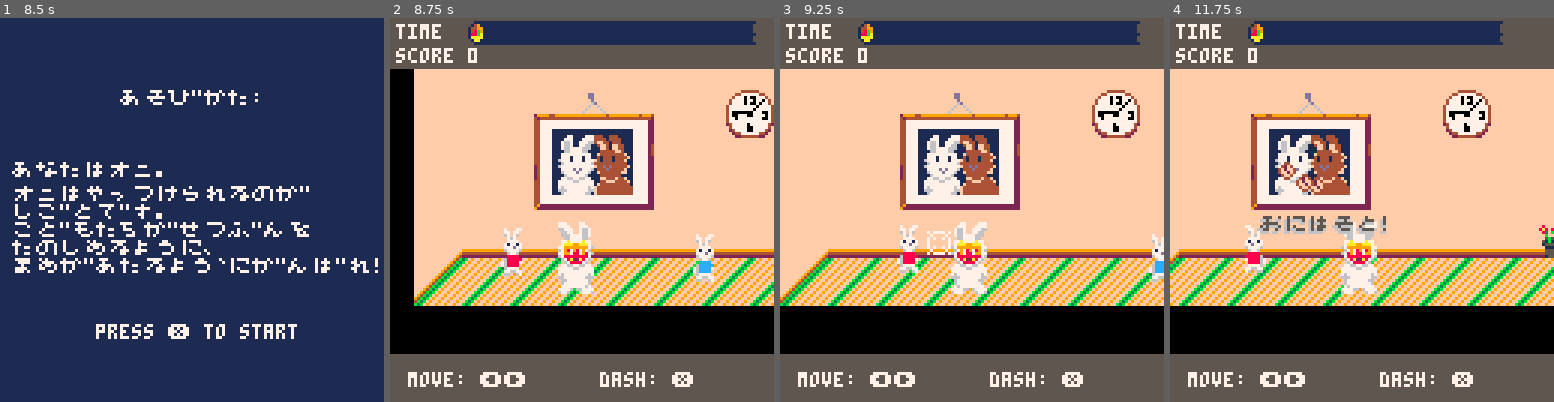
Above: before the commit, frames 1-4 (left to right).
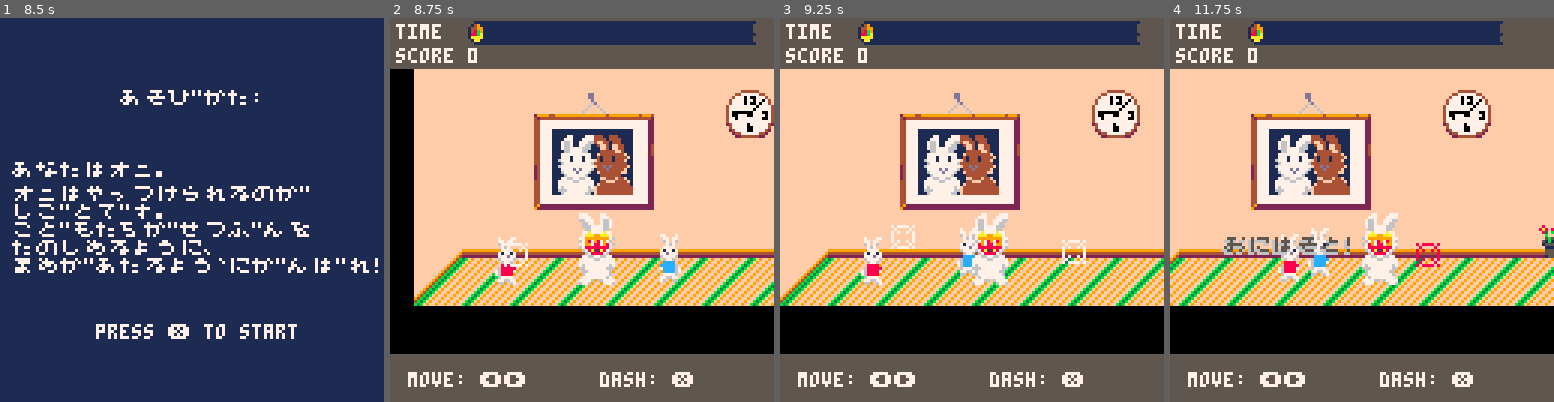
Above: after the commit, the same moments.

Repository: josiahp/setsubun
Game: PICO-8 cartridge setsubun.p8
Same seed, same stepped clock (60 frames per second), same inputs: the game is played once before the commit and once after it.
Inputs:
- Up to frame 1 (8.5 s): tap X (X key) at 0.33, 1.07, 1.85, 2.97, 4.08, 5.2, 6.32, 7.43 s; tap O (Z key) at 0.7, 1.7, 2.1, 2.5, 2.9, 3.3, 3.7, 4.1, 4.5, 4.9, 5.3, 5.7, 6.1, 6.5, 6.9, 7.3, 7.7, 8.1 s; hold Right 1.6-2.1 s; hold Right 2.47-3.03 s; hold Left 3.08-3.58 s; hold Right 4.02-4.68 s; hold Left 5.08-5.68 s; hold Right 6.08-6.58 s; hold Right 6.63-7.13 s; hold Right 7.5-8.07 s; hold Left from 8.12 s (still down)
- Up to frame 2 (8.75 s): tap O (Z key) at 8.5 s; tap X (X key) at 8.55 s; release Left at 8.62 s
- Up to frame 3 (9.25 s): tap O (Z key) at 8.9 s; hold Right from 9.05 s (still down)
- Up to frame 4 (11.75 s): tap O (Z key) every 0.4 s from 9.3 to 11.7 s; tap X (X key) at 9.67, 10.78 s; release Right at 9.72 s; hold Left 10.12-10.72 s; hold Right 11.12-11.62 s

Frame 1 is identical in both runs. In frame 2, 4.0% of the frame differs, in the area x 27-85%, y 50-72%; in frame 3, 3.8%; in frame 4, 5.6%, in the area x 13-71%, y 37-72%.

Commit message:
feat: convert to isometric, sort depth

Diff:
--- a/setsubun.p8
+++ b/setsubun.p8
@@ -280,9 +280,9 @@
 		barks={},
 	}
 
-	dad=dad_new(v2(63,80))
-	add(scn.kids, kids_new(v2(32,80),8))
-	add(scn.kids, kids_new(v2(96,80),12))
+	dad=dad_new(v3(63,0,14))
+	add(scn.kids, kids_new(v3(32,0,14),8))
+	add(scn.kids, kids_new(v3(96,0,14),12))
 
 	cam=cam_new()
 	map_init()
@@ -304,8 +304,8 @@
 			if not v.collided
 				and v.pos.x>=dad.pos.x-8
 				and v.pos.x<=dad.pos.x+8
-				and v.pos.y>=dad.pos.y-12
-				and v.pos.y<=dad.pos.y+12
+				and v.pos.y>=dad.pos.y
+				and v.pos.y<=dad.pos.y+24
 			then
 				s:bean_hit(v)
 			end
@@ -340,17 +340,23 @@
 		cam:draw()
 		map_draw()
 
-		for k,v in pairs(s.kids) do
-			v:draw(dt,"before",dad.pos.y)
-		end
-		dad:draw()
-		for k,v in pairs(s.kids) do
-			v:draw(dt,"after",dad.pos.y)
-		end
-
-		for k,v in pairs(s.beans) do
-			v:draw()
-		end
+		local actors={}
+		add(actors,dad)
+		add_all(actors,s.kids)
+		add_all(actors,s.beans)
+		--scan through all possible depths
+		--draw kids+dad+beans sorted
+		--from back (+z) to front (-z)
+		local lo,hi=mapinfo.char_minz,mapinfo.char_maxz
+		for depth=hi,lo,-1 do
+		 for _,a in pairs(actors) do
+		  if a.pos.z>=depth then
+		   a:draw()
+		   del(actors,a)
+		  end
+		 end
+		end
+
 		for k,v in pairs(s.particles) do
 			v:draw()
 		end
@@ -374,9 +380,7 @@
 	end
 	function scn.add_beans(s,beans)
 		-- add all beans
-		for k,v in pairs(beans) do
-			add(s.beans, v)
-		end
+		add_all(s.beans,beans)
 	end
 	function scn.add_bark(s,bark)
 		add(s.barks,bark)
@@ -467,7 +471,7 @@
 		end
 	end,
 	update_walking=function(d,dt)
-		local v=v2(0,0)
+		local v=v3(0,0,0)
 		if btn(⬅️) then
 			v.x-=1
 		elseif btn(➡️) then
@@ -486,7 +490,7 @@
 		end
 	end,
 	update_diving=function(d,dt)
-		local v=v2(0,0)
+		local v=v3(0,0,0)
 		if d.direction==⬅️ then
 			v.x-=1
 		elseif d.direction==➡️ then
@@ -508,7 +512,8 @@
 	end,
 	move=function(d,v)
 		d.pos=d.pos+v
-		d.pos.x=mid(mapinfo.char_minx,d.pos.x,256)
+		d.pos.x=mid(mapinfo.char_minx,d.pos.x,mapinfo.char_maxx)
+		d.pos.z=mid(mapinfo.char_minz,d.pos.z,mapinfo.char_maxz)
 	end,
 	draw=function(d)
 		local fac=0
@@ -517,15 +522,16 @@
 		elseif d.state=="cooldown" then
 			fac=1
 		end
-		local pos=d.pos
 		local rot=0.25*fac
 		local flip=d.direction==⬅️
+		local x,y=project(d.pos)
+		y-=12 --shift by half of height
 		-- dad sprite
-		pd_rotate(pos.x,pos.y,rot,5.5,61,3,flip)
+		pd_rotate(x,y,rot,5.5,61,3,flip)
 		--dad's mask
 		local sign=flip and -1 or 1
 		local mask_x,mask_y=rotate(sign*rot,0,-2)
-		pd_rotate(pos.x+mask_x,pos.y+mask_y,rot,2,63,1,flip)
+		pd_rotate(x+mask_x,y+mask_y,rot,2,63,1,flip)
 	end,
 }
 dad_meta={__index=dad_proto}
@@ -567,8 +573,9 @@
 		--get target
 		if not k.target then
 			local x=k.pos.x+rnd(60)-30
-			local y=mapinfo.char_miny-8
-			k.target=target_new(x,y,rnd(1)+2)
+			local y=8
+			local z=14
+			k.target=target_new(v3(x,y,z),rnd(1)+2)
 		else
 			k.target:update(dt)
 			--throw target
@@ -582,9 +589,9 @@
 		--kid movement
 		--get pos
 		if not k.next then
-			local x=rnd(mapinfo.char_maxx-mapinfo.char_minx)+mapinfo.char_minx
-			local y=rnd(mapinfo.char_maxy-mapinfo.char_miny)+mapinfo.char_miny
-			k.next=v2(x,y)
+			local x=rnd_btwn(mapinfo.char_minx, mapinfo.char_maxx)
+			local z=rnd_btwn(mapinfo.char_minz, mapinfo.char_maxz)
+			k.next=v3(x,0,z)
 		end
 		if (k.pos-k.next):len()<=8 then
 			--reached pos
@@ -593,7 +600,7 @@
 			--move
 			local vel=vtoward(k.next,k.pos)
 			k.pos+=k.spd*dt*vel
-			if vel.x > 0 then
+			if vel.x>0 then
 				k.direction=⬅️
 			else
 				k.direction=➡️
@@ -601,26 +608,20 @@
 		end
 	end,
 	throw_beans=function(k,scn)
-		local bark=barks_new("おにはそと!",k.pos-v2(0,10),2)
+		local bark=barks_new("おにはそと!",k.pos+v3(0,10,0),2)
 		scn:add_bark(bark)
 		local vel=vtoward(k.target.pos,k.pos)
-		local bg=beans_new(k.pos,3,vel)
+		local bg=beans_new(k.pos,vel,3)
 		scn:add_beans(bg)
 	end,
-	draw=function(k,layer,dad_y)
-		-- hack: sprite stacking order
-		if layer=="before" and k.y-6>dad_y then
-			return
-		elseif layer=="after" and k.y-6<=dad_y then
-			return
-		end
-		local pos=k.pos
+	draw=function(k)
+		local x,y=project(k.pos)
 		local flip=k.direction==⬅️
 		if k.target then
 			flip=k.target.pos.x>k.pos.x
 		end
 		pal(14,k.shirtcolor)
-		spr(20,pos.x-4,pos.y-8,1,2,flip)
+		spr(20,x-4,y-16,1,2,flip)
 		pal(14,14)
 		if k.target then
 			k.target:draw()
@@ -648,18 +649,17 @@
 	update=function(b,dt,scn)
 		b.age+=dt
 
-		local maxy=mapinfo.char_maxy
 		local minx=mapinfo.char_minx
 		local maxx=mapinfo.char_maxx
 
 		if not b.grounded then
 			--gravity
-			b.vel.y+=gravity*dt
+			b.vel.y-=gravity*dt
 		end
 
 		local x1,y1=(b.pos+b.vel):unpack()
 		--collide with floor
-		if y1>=maxy then
+		if y1<=0 then
 			b.collided=true
 			b.vel.y*=-1
 		end
@@ -677,8 +677,8 @@
 		-- to the ground and low
 		-- velocity, lets stop
 		-- the physics
-		if abs(b.vel.y)<1 and abs(maxy-b.pos.y+b.vel.y)<5 then
-			b.pos.y=maxy
+		if abs(b.vel.y)<1 and abs(b.pos.y+b.vel.y)<5 then
+			b.pos.y=0
 			b.vel.y=0
 			b.grounded=true
 		end
@@ -686,7 +686,8 @@
 		b.pos=b.pos+b.vel
 	end,
 	draw=function(b)
-		spr(3,b.pos.x-4,b.pos.y-4)
+		local x,y=project(b.pos)
+		spr(3,x-4,y-4)
 	end,
 }
 bean_meta={__index=bean_proto}
@@ -703,17 +704,19 @@
 	return bean
 end
 
-function beans_new(p,n,v)
+function beans_new(p,v,n)
 	local beans={}
 	for n=1,n do
 		local bean=bean_new(
-			v2(
+			v3(
 				p.x+rnd(10)-5,
-				p.y-rnd(10)
+				p.y+rnd(10),
+				p.z
 			),
-			v2(
+			v3(
 				v.x*8+rnd(6)-3,
-				v.y*8-10
+				v.y*8+10,
+				v.z
 			)
 		)
 		add(beans, bean)
@@ -732,8 +735,9 @@
 	draw=function(p)
 		local fac=p.age/p.ttl
 		local r=4*(1-fac)
-		circfill(p.pos.x,p.pos.y,r,7)
-		circ(p.pos.x,p.pos.y,r,6)
+		local x,y=project(p.pos)
+		circfill(x,y,r,7)
+		circ(x,y,r,6)
 	end,
 }
 particles_meta={__index=particles_proto}
@@ -758,9 +762,10 @@
 		--stop moving target before
 		--ttl
 		if t.age/t.ttl<0.8 then
-			local offset=v2(
+			local offset=v3(
 				cos((t.t0+time())/2)*t.move.x,
-				sin((t.t0+time())/2)*t.move.y
+				sin((t.t0+time())/2)*t.move.y,
+				0
 			)
 			t.pos=t.base+offset
 		end
@@ -772,19 +777,20 @@
 		elseif t.age/t.ttl>0.5 then
 			tcolor=14
 		end
+		local x,y=project(t.pos)
 		pal(7,tcolor)
-		spr(4,t.pos.x-4,t.pos.y-4)
+		spr(4,x-4,y-4)
 		pal(7,7)
 	end,
 }
 target_meta={__index=target_proto}
 
-function target_new(x,y,ttl)
+function target_new(p,ttl)
 	local t={
 		--these are calculcated from
 		--base+offset
-		pos=v2(x,y),
-		base=v2(x,y),
+		pos=p,
+		base=p,
 		move=v2(
 			rnd(10)+5,
 			rnd(3)+5
@@ -810,8 +816,8 @@
 
 		char_minx=20,
 		char_maxx=256,
-		char_miny=76,
-		char_maxy=90,
+		char_minz=0,
+		char_maxz=28
 	}
 end
 
@@ -835,6 +841,14 @@
 			x-=1
 		end
 	end
+end
+
+-- project from 3d isometric space into screen space
+function project(v)
+	local x,y,z=v:unpack()
+	local x1=x+0.5*z
+	local y1=96-(y+0.5*z)
+	return x1,y1
 end
 
 cam_proto={
@@ -980,12 +994,13 @@
 barks_proto={
 	update=function(b,dt)
 		b.age+=dt
-		b.pos.y-=15*dt
+		b.pos.y+=15*dt
 	end,
 	draw=function(b)
-		print(b.txt,b.pos.x,b.pos.y+1,6)
-		print(b.txt,b.pos.x-1,b.pos.y+1,6)
-		print(b.txt,b.pos.x,b.pos.y,5)
+		local x,y=project(b.pos)
+		print(b.txt,x,y+1,6)
+		print(b.txt,x-1,y+1,6)
+		print(b.txt,x,y,5)
 	end,
 }
 barks_meta={__index=barks_proto}
@@ -1074,6 +1089,16 @@
 
 function easeout(i)
  return 1-(1-i)^3
+end
+
+function rnd_btwn(lo,hi)
+	return lo+rnd(hi-lo)
+end
+
+function add_all(table, to_add)
+	for k,v in pairs(to_add) do
+		add(table, v)
+	end
 end
 
 function vtoward(u,v)
@@ -1131,6 +1156,41 @@
 function v2(x,y)
 	local v={x=x,y=y}
 	setmetatable(v,v2_meta)
+	return v
+end
+
+--3d vector
+v3_meta={
+	__mul=function(a,b)
+		if type(b) == "number" then
+			return v3(a.x*b,a.y*b,a.z*b)
+		end
+		if type(a) == "number" then
+			return v3(a*b.x,a*b.y,a*b.z)
+		end
+	end,
+	__add=function(u,v)
+		return v3(u.x+v.x,u.y+v.y,u.z+v.z)
+	end,
+	__sub=function(u,v)
+		return v3(u.x-v.x,u.y-v.y,u.z-v.z)
+	end,
+	__index={
+		len=function(v)
+			return sqrt(v.x^2+v.y^2+v.z^2)
+		end,
+		unit=function(v)
+			local fac=1/v:len()
+			return fac*v
+		end,
+		unpack=function(v)
+			return v.x,v.y,v.z
+		end
+	},
+}
+function v3(x,y,z)
+	local v={x=x,y=y,z=z}
+	setmetatable(v,v3_meta)
 	return v
 end
 
